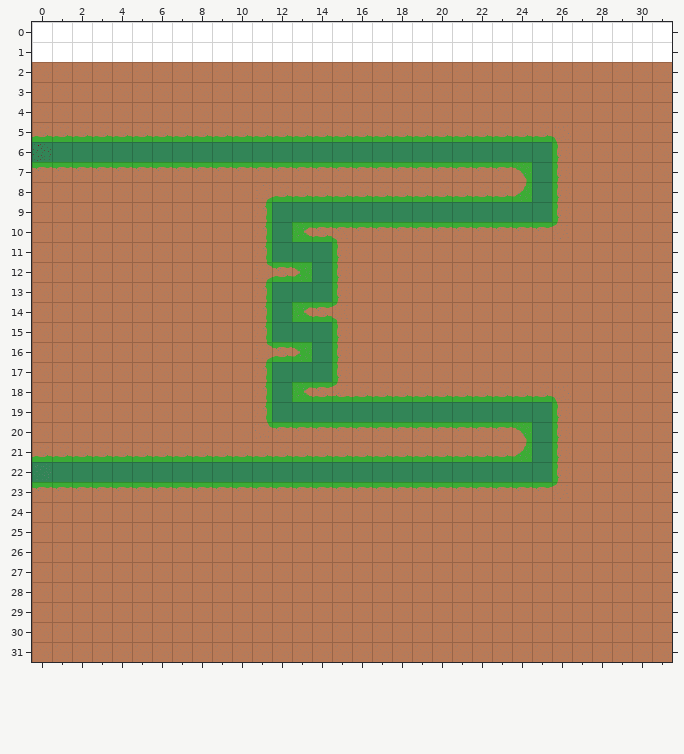
Level history. Tiled map: tower-defense/tower-defense-android/assets/data/world/level4/level.tmx. The picture above is the old version.
Cells are 32x32 px. Shown: x 0..31, y 0..31.
New version:
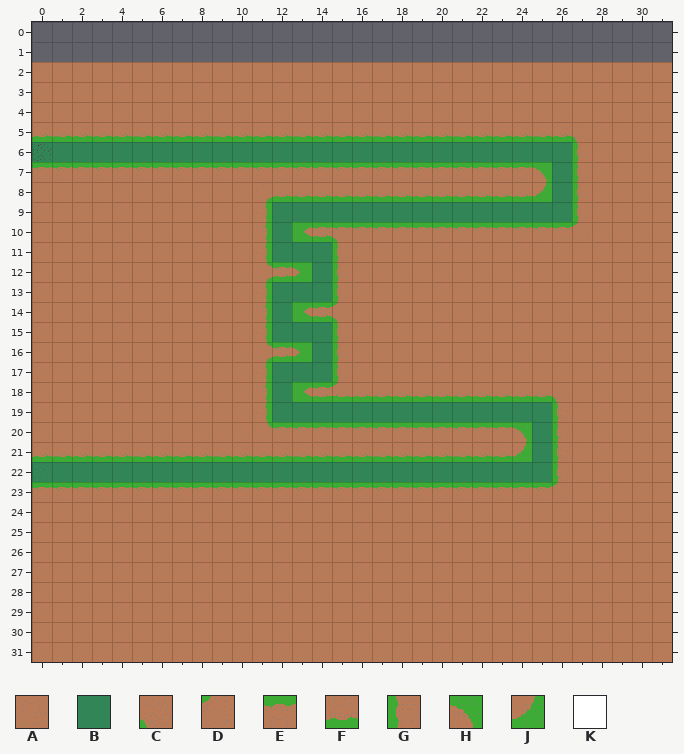
Key: from "tiles": A 0, B 4, C 8, D 9, E 13, F 14, G 15, H 16, J 17, K 28.
_ is an empty cell.
Changes in this commit:
Layer "Ground":
Tile G gives way to one hidden under a higher layer in rows 6 to 9 at x 26.
Tile A becomes tile C in row 5 at x 27.
Tile A becomes tile D in row 10 at x 27.
Tile D becomes tile E in row 10 at x 26.
Tile H becomes tile E in row 7 at x 24.
Tile C becomes tile F in row 5 at x 26.
Tile J becomes tile F in row 8 at x 24.
Tile A becomes tile G in rows 6 to 9 at x 27.
The author put tile H in row 7 at x 25.
The author put tile J in row 8 at x 25.
The edit erases tile K in rows 0 to 1 at x 0 to 31.
Layer "Path":
The author put tile B in rows 6 to 9 at x 26.
The edit erases tile B in rows 7 to 8 at x 25.
Where, in picture pixels (left, top, right, bottom), the same in both pictures:
removed: (32, 22, 672, 62)
changed: (512, 122, 592, 242)
